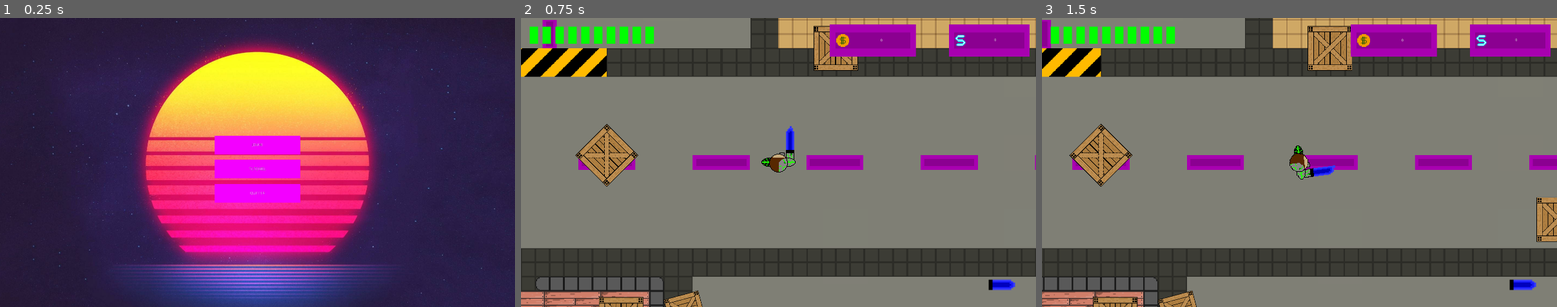
Above: before the commit, frames 1-3 (left to right).
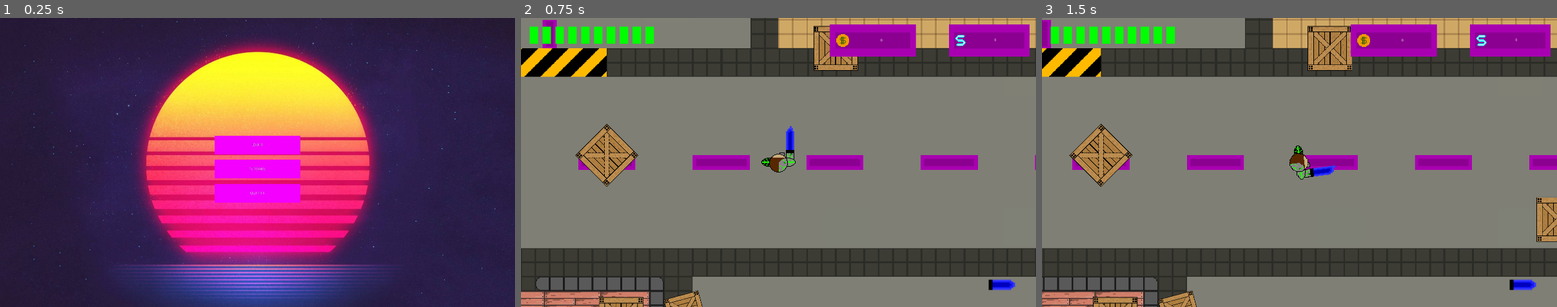
Above: after the commit, the same moments.

Repository: pepingaspa/cyber_clicker
Game: Godot game, scene res://Scene/ScreenTitre.tscn
Two runs of this game, one before a commit and one after it. Both use one fixed random seed, a clock stepped at 60 frames per second and the inputs below.
Inputs (mouse positions are in pixels of both pictures, inside the frame that each line leads up to):
- Up to frame 1 (0.25 s): no input
- Up to frame 2 (0.75 s): click "JOUER" at 0.5 s
- Up to frame 3 (1.5 s): tap Enter at 1.25 s; move the mouse to (1412, 148) at 1.27 s; hold D (right) from 1.28 s (still down); tap 1 (1) at 1.35 s

The runs differ from the first frame. In frame 1, 0.3% of the frame differs, in the area x 2-100%, y 0-96%; in frame 2, nothing differs; in frame 3, nothing differs.

Commit message:
Drone Creation

Diff:
--- a/Entity/Enemy/CafardA.tscn
+++ b/Entity/Enemy/CafardA.tscn
@@ -61,7 +61,6 @@
 rotation = -1.57079
 frames = SubResource( 5 )
 animation = "Idle"
-frame = 3
 playing = true
 
 [node name="CollisionShape2D" type="CollisionShape2D" parent="."]
--- /dev/null
+++ b/Entity/Enemy/Drone.gd
@@ -0,0 +1,89 @@
+extends KinematicBody2D
+
+var life = 8
+var degat = 3
+var speed = 100
+var detect_zone = 800
+var rng = RandomNumberGenerator.new()
+var bounce_cd = 0
+var target_pos = Vector2.ZERO
+var direction = Vector2.DOWN
+var add = true
+var score = 15
+
+var gold
+
+var player
+
+func _ready():
+	rng.randomize()
+	player = get_tree().root.get_node("ScreenArene/Player")
+	gold = rng.randi_range(0,5)
+
+func _physics_process(delta):
+	var collision = move_and_collide(direction * speed * delta)
+	if collision != null and collision.collider.name != "Player" and add:
+		add = false
+		bounce_cd += 1
+	update_orientation()
+
+func take_damage(damage):
+	life = life - damage
+	if life <= 0:
+		get_tree().root.get_node("ScreenArene/Player/HUD").update_gold(gold)
+		get_tree().root.get_node("ScreenArene/Player/HUD").update_score(score)
+		queue_free()
+	else :
+		direction = -direction
+		$AnimationDrone.play("RedBlink")
+
+func _on_Timer_timeout():
+	if get_tree().root.has_node("ScreenArene/Player"):
+		target_pos = player.position - position
+	else :
+		target_pos = Vector2.ZERO
+
+	if target_pos.length() <= detect_zone and bounce_cd == 0:
+		direction = target_pos.normalized()
+	elif bounce_cd > 0 :
+		var angle = rng.randf_range(-PI/2, PI/2)
+		direction = -direction.rotated(angle)
+		bounce_cd -= 1
+		add = true
+	else :
+		var choice = rng.randf_range(0,1)
+		if choice < 0.3 :
+			direction = Vector2.ZERO
+		elif 0.3 <= choice and choice <= 0.5 :
+			direction = direction
+		else :
+			var angle = rng.randf_range(0, 2 * PI)
+			direction = Vector2(1.0, 0.0).rotated(angle)
+
+#MAJ de l'orientation lors du déplacement
+func update_orientation():
+	var norm_direction = direction.normalized()
+	#Down - Left
+	if norm_direction.y >= 0.5 and norm_direction.x <= -0.5 :
+		rotation_degrees = 135
+	#Down - Right
+	elif norm_direction.y >= 0.5 and norm_direction.x >= 0.5 :
+		rotation_degrees = 45
+	#Up - Left
+	elif norm_direction.y <= -0.5 and norm_direction.x <= -0.5 :
+		rotation_degrees = -135
+	#Up - Right
+	elif norm_direction.y <= -0.5 and norm_direction.x >= 0.5:
+		rotation_degrees = -45
+	#Down
+	elif norm_direction.y >= 0.70:
+		rotation_degrees = 90
+	#Up
+	elif norm_direction.y <= -0.70:
+		rotation_degrees = -90
+	#Left
+	elif norm_direction.x <= -0.70:
+		rotation_degrees = -180
+	#Right
+	elif norm_direction.x >= 0.70:
+		rotation_degrees = 0
--- /dev/null
+++ b/Entity/Enemy/Drone.tscn
@@ -0,0 +1,116 @@
+[gd_scene load_steps=19 format=2]
+
+[ext_resource path="res://Img/Drone_Body.png" type="Texture" id=1]
+[ext_resource path="res://Img/Drone_Blade.png" type="Texture" id=2]
+[ext_resource path="res://Boxes/Hitboxe.tscn" type="PackedScene" id=3]
+[ext_resource path="res://Boxes/Hurtboxe.tscn" type="PackedScene" id=4]
+[ext_resource path="res://Entity/Enemy/Drone.gd" type="Script" id=5]
+
+[sub_resource type="AtlasTexture" id=1]
+atlas = ExtResource( 2 )
+region = Rect2( 0, 0, 32, 32 )
+
+[sub_resource type="AtlasTexture" id=2]
+atlas = ExtResource( 2 )
+region = Rect2( 32, 0, 32, 32 )
+
+[sub_resource type="AtlasTexture" id=3]
+atlas = ExtResource( 2 )
+region = Rect2( 64, 0, 32, 32 )
+
+[sub_resource type="AtlasTexture" id=4]
+atlas = ExtResource( 2 )
+region = Rect2( 96, 0, 32, 32 )
+
+[sub_resource type="AtlasTexture" id=5]
+atlas = ExtResource( 2 )
+region = Rect2( 128, 0, 32, 32 )
+
+[sub_resource type="AtlasTexture" id=6]
+atlas = ExtResource( 2 )
+region = Rect2( 160, 0, 32, 32 )
+
+[sub_resource type="AtlasTexture" id=7]
+atlas = ExtResource( 2 )
+region = Rect2( 192, 0, 32, 32 )
+
+[sub_resource type="AtlasTexture" id=8]
+atlas = ExtResource( 2 )
+region = Rect2( 224, 0, 32, 32 )
+
+[sub_resource type="AtlasTexture" id=9]
+atlas = ExtResource( 2 )
+region = Rect2( 256, 0, 32, 32 )
+
+[sub_resource type="SpriteFrames" id=10]
+animations = [ {
+"frames": [ SubResource( 1 ), SubResource( 2 ), SubResource( 3 ), SubResource( 4 ), SubResource( 5 ), SubResource( 6 ), SubResource( 7 ), SubResource( 8 ), SubResource( 9 ) ],
+"loop": true,
+"name": "Idle",
+"speed": 20.0
+} ]
+
+[sub_resource type="CircleShape2D" id=12]
+radius = 16.0
+
+[sub_resource type="CircleShape2D" id=13]
+radius = 16.0
+
+[sub_resource type="Animation" id=11]
+resource_name = "RedBlink"
+length = 0.41
+tracks/0/type = "value"
+tracks/0/path = NodePath(".:modulate")
+tracks/0/interp = 1
+tracks/0/loop_wrap = true
+tracks/0/imported = false
+tracks/0/enabled = true
+tracks/0/keys = {
+"times": PoolRealArray( 0, 0.1, 0.2, 0.3, 0.4 ),
+"transitions": PoolRealArray( 1, 1, 1, 1, 1 ),
+"update": 0,
+"values": [ Color( 1, 1, 1, 1 ), Color( 1, 0, 0, 1 ), Color( 1, 1, 1, 1 ), Color( 1, 0, 0, 1 ), Color( 1, 1, 1, 1 ) ]
+}
+
+[node name="Drone" type="KinematicBody2D"]
+script = ExtResource( 5 )
+
+[node name="Drone_Body" type="Sprite" parent="."]
+position = Vector2( 6, 0 )
+rotation = -1.57079
+texture = ExtResource( 1 )
+
+[node name="AnimatedSprite" type="AnimatedSprite" parent="."]
+frames = SubResource( 10 )
+animation = "Idle"
+frame = 5
+playing = true
+
+[node name="Position2D" type="Position2D" parent="."]
+position = Vector2( 30, 0 )
+
+[node name="Hitboxe" parent="." instance=ExtResource( 3 )]
+collision_layer = 8
+collision_mask = 4
+
+[node name="CollisionShape2D" parent="Hitboxe" index="0"]
+shape = SubResource( 12 )
+
+[node name="Hurtboxe" parent="." instance=ExtResource( 4 )]
+collision_layer = 16
+collision_mask = 32
+
+[node name="CollisionShape2D" parent="Hurtboxe" index="0"]
+shape = SubResource( 13 )
+
+[node name="Timer" type="Timer" parent="."]
+wait_time = 0.5
+autostart = true
+
+[node name="AnimationDrone" type="AnimationPlayer" parent="."]
+anims/RedBlink = SubResource( 11 )
+[connection signal="timeout" from="Timer" to="." method="_on_Timer_timeout"]
+
+[editable path="Hitboxe"]
+
+[editable path="Hurtboxe"]
--- a/Object/Spawner.gd
+++ b/Object/Spawner.gd
@@ -1,8 +1,9 @@
 extends Sprite
 
-var cafardA = preload("res://Entity/Enemy/CafardA.tscn")
-var cafardB = preload("res://Entity/Enemy/CafardB.tscn")
-var vers = preload("res://Entity/Enemy/Vers.tscn")
+var cafardA = 	preload("res://Entity/Enemy/CafardA.tscn")
+var cafardB = 	preload("res://Entity/Enemy/CafardB.tscn")
+var vers = 		preload("res://Entity/Enemy/Vers.tscn")
+var drone = 	preload("res://Entity/Enemy/Drone.tscn")
 var rng = RandomNumberGenerator.new()
 var start = false
 var can_spawn = false
@@ -16,13 +17,13 @@
 
 func _process(_delta):
 	if start and can_spawn :
-		var time = rng.randi_range(5, 15)
+		var time = rng.randi_range(5, 10)
 		can_spawn = false
 		yield(get_tree().create_timer(time), "timeout")
 		can_spawn = true
 		#Match sur le type d'ennemi à spawner
 		var instance
-		var type = rng.randi_range(1,3)
+		var type = rng.randi_range(4,4)
 		match(type):
 			1:
 				instance = cafardA.instance()
@@ -30,5 +31,7 @@
 				instance = cafardB.instance()
 			3:
 				instance = vers.instance()
+			4:
+				instance = drone.instance()
 		instance.position = global_position
 		get_tree().root.get_node("ScreenArene").add_child(instance)
--- a/Object/Voiture.tscn
+++ b/Object/Voiture.tscn
@@ -35,7 +35,7 @@
 scale = Vector2( 1.3, 1.3 )
 frames = SubResource( 5 )
 animation = "Idle"
-frame = 1
+frame = 3
 playing = true
 
 [node name="CollisionShape2D" type="CollisionShape2D" parent="."]
--- a/Scene/ScreenTitre.tscn
+++ b/Scene/ScreenTitre.tscn
@@ -6,14 +6,14 @@
 [sub_resource type="StyleBoxFlat" id=1]
 bg_color = Color( 0.701961, 0, 0.733333, 1 )
 
-[sub_resource type="StyleBoxFlat" id=3]
+[sub_resource type="StyleBoxFlat" id=2]
 bg_color = Color( 0.956863, 0, 1, 1 )
 
 [node name="ScreenTitre" type="Node2D"]
 script = ExtResource( 2 )
 
 [node name="BG_Menu" type="Sprite" parent="."]
-position = Vector2( 960, 545 )
+position = Vector2( 961.587, 545 )
 scale = Vector2( 1.01042, 1.02778 )
 texture = ExtResource( 1 )
 
@@ -49,13 +49,12 @@
 margin_right = 1120.0
 margin_bottom = 690.0
 custom_styles/hover = SubResource( 1 )
-custom_styles/normal = SubResource( 3 )
+custom_styles/normal = SubResource( 2 )
 text = "QUITTER"
 __meta__ = {
 "_edit_use_anchors_": false,
 "_editor_description_": ""
 }
-
 [connection signal="pressed" from="BT_Play" to="." method="_on_BT_Play_pressed"]
 [connection signal="pressed" from="BT_Tuto" to="." method="_on_BT_Tuto_pressed"]
 [connection signal="pressed" from="BT_Quit" to="." method="_on_BT_Quit_pressed"]
--- a/project.godot
+++ b/project.godot
@@ -7,6 +7,11 @@
 ;   param=value ; assign values to parameters
 
 config_version=4
+
+_global_script_classes=[  ]
+_global_script_class_icons={
+
+}
 
 [application]
 
@@ -18,8 +23,8 @@
 
 window/size/width=1920
 window/size/height=1080
-window/size/resizable=false
 window/size/borderless=true
+window/size/fullscreen=true
 
 [input]
 
Not shown: 1 places in Entity/Enemy/CafardA.tscn that only renumber resources
Binary file added: Img/Drone_Blade.png
Not shown, added: Img/Drone_Blade.png.import
Binary file added: Img/Drone_Body.png
Not shown, added: Img/Drone_Body.png.import
Not shown: 2 places in Scene/ScreenTitre.tscn that only renumber resources
Not shown, changed: README.md
